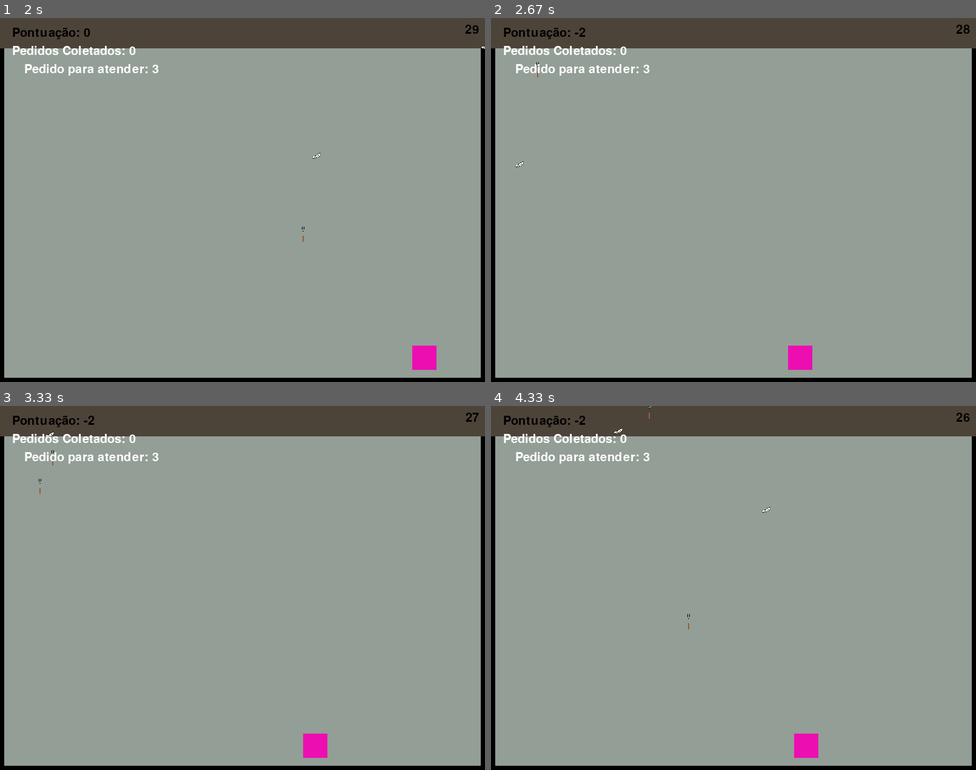
Above: before the commit, frames 1-4 (two rows, left to right).
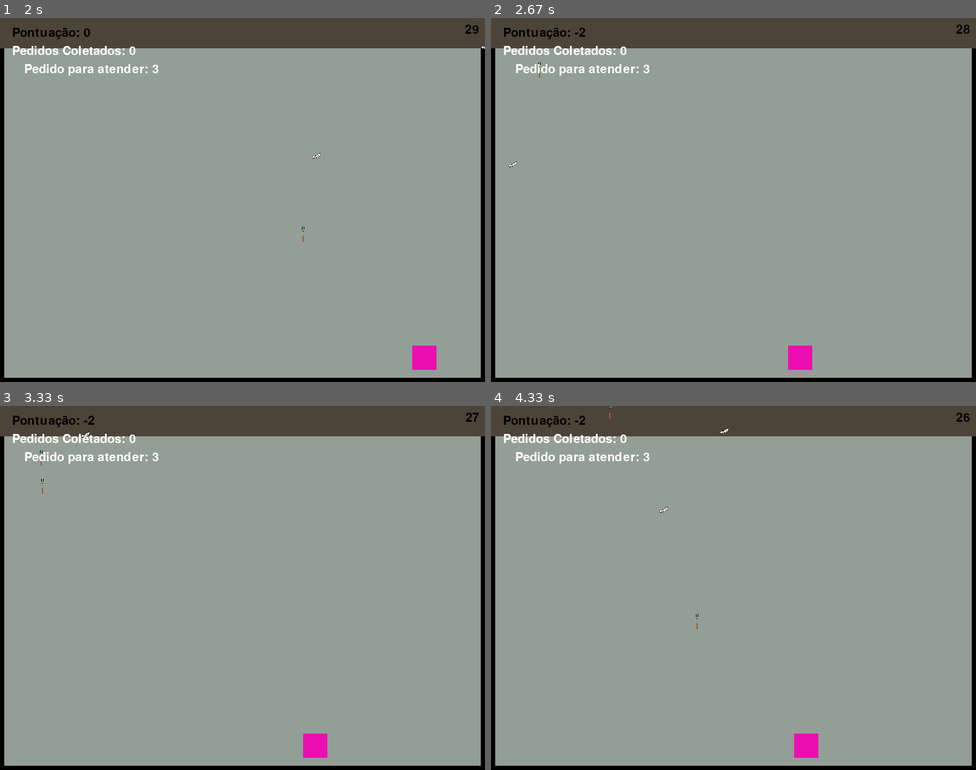
Above: after the commit, the same moments.

Repository: WesleyGCO/Pizza-Panic
Game: pygame game, started from src/main.py
The game is run twice, just before and just after one commit, with the same random seed, the same clock (stepped at 60 frames per second) and the same inputs.
Inputs (mouse positions are in pixels of both pictures, inside the frame that each line leads up to):
- Up to frame 1 (2 s): click "Jogar" at 0.38 s; hold Right 0.67-1.13 s; move the mouse to (223, 214) at 0.7 s; hold Right 1.17-1.63 s; click (126, 203) at 1.72 s
- Up to frame 2 (2.67 s): hold Left 2-2.53 s; hold Left from 2.57 s (still down)
- Up to frame 3 (3.33 s): release Left at 2.97 s; hold Right from 3 s (still down)
- Up to frame 4 (4.33 s): release Right at 3.63 s; hold Left 3.67-4.13 s; hold Right from 4.17 s (still down)

Frame 1 is identical in both runs. In frame 2, less than 0.1% of the frame differs, in the area x 3-11%, y 12-41%; in frame 3, less than 0.1%; in frame 4, less than 0.1%, in the area x 24-58%, y 0-62%.

Commit message:
Criação de novas classes; Ajustado para reiniciar sempre um item diferente

Diff:
--- /dev/null
+++ b/src/data/FaseCinco.py
@@ -0,0 +1,15 @@
+from data.Fase import Fase
+
+class FaseCinco(Fase):
+    def __init__(self, numero, personagem, itens_ruins, tempo_inicial):
+        super().__init__(numero, personagem, itens_ruins, tempo_inicial)
+        self.pedido = 8
+
+    def init():
+        pass
+
+    def concluir(self):
+        return super().concluir()
+
+    def resetar(self):
+        return super().resetar()
--- /dev/null
+++ b/src/data/FaseQuatro.py
@@ -0,0 +1,15 @@
+from data.Fase import Fase
+
+class FaseQuatro(Fase):
+    def __init__(self, numero, personagem, itens_ruins, tempo_inicial):
+        super().__init__(numero, personagem, itens_ruins, tempo_inicial)
+        self.pedido = 7
+
+    def init():
+        pass
+
+    def concluir(self):
+        return super().concluir()
+
+    def resetar(self):
+        return super().resetar()
--- /dev/null
+++ b/src/data/FaseTres.py
@@ -0,0 +1,15 @@
+from data.Fase import Fase
+
+class FaseTres(Fase):
+    def __init__(self, numero, personagem, itens_ruins, tempo_inicial):
+        super().__init__(numero, personagem, itens_ruins, tempo_inicial)
+        self.pedido = 6
+
+    def init():
+        pass
+
+    def concluir(self):
+        return super().concluir()
+
+    def resetar(self):
+        return super().resetar()
--- a/src/logic/FaseService.py
+++ b/src/logic/FaseService.py
@@ -36,13 +36,18 @@
             self.personagem_servico.andar_direita(self.fase_model.personagem, self.fase_view.tela_altura)
 
     def update(self):
-
         if (self.fase_model.concluida == True):
             self.is_running = False
 
+        novos_itens = []
         # Verificar colisão entre personagem e item
         for item in self.fase_model.itens_ruins:
             if self.item_controller.checa_colisao(self.fase_model.personagem, item):
                 self.personagem_servico.coletar_item(self.fase_model.personagem, item)
                 self.personagem_servico.contar_pedido(self.fase_model, item)
-                self.item_controller.reinicia_item_coletou(item)
+                novo_item = self.item_controller.reinicia_item_coletou(item)
+                novos_itens.append(novo_item)
+                self.fase_model.itens_ruins = novos_itens
+            else:
+                novos_itens.append(item)
+                self.fase_model.itens_ruins = novos_itens
--- a/src/logic/ItemService.py
+++ b/src/logic/ItemService.py
@@ -14,6 +14,9 @@
 
     def criar_item(self):
         return self.item_view.criar_item()
+
+    def criar_item_novamente(self):
+        return self.item_view.criar_item_novamente()
 
     def desenhar_item(self, itemDesenho, tela):
         if any(isinstance(itemDesenho, classe) for classe in self.classes_item):
@@ -32,7 +35,8 @@
 
     def reinicia_item_coletou(self, itemReinicia):
         if any(isinstance(itemReinicia, classe) for classe in self.classes_item):
-            itemReinicia.reinicia()
+            # itemReinicia.reinicia()
+            return self.criar_item_novamente()
 
     def checa_colisao(self, personagem, itemColide):
         if isinstance(personagem, Personagem):
--- a/src/logic/JogoService.py
+++ b/src/logic/JogoService.py
@@ -1,4 +1,7 @@
+from data.FaseCinco import FaseCinco
 from data.FaseDois import FaseDois
+from data.FaseQuatro import FaseQuatro
+from data.FaseTres import FaseTres
 from data.FaseUm import FaseUm
 from presentation.PlacarFaseUI import PlacarFaseUI
 import pygame # type: ignore
@@ -32,9 +35,12 @@
 
         rodando = True
         while rodando:
-            if self.jogo_view.renderizar_menu_inicial():
+            if (self.jogo_view.renderizar_menu_inicial()):
                 self.jogo_model.setar_fase(1)
                 self.iniciar_fase(self.jogo_model.fase_atual)
+
+            if(self.jogo_model.fase_atual == 5):
+                self.encerrar_jogo()
 
             for evento in pygame.event.get():
                 if evento.type == pygame.QUIT:
@@ -45,7 +51,9 @@
     def iniciar_fase(self, numero_fase):
         self.prox_fase = False
 
-        while True:
+        rodar_menu_fase = True
+
+        while rodar_menu_fase:
             if (numero_fase == 1):
                 faseUm = FaseUm(1, self.jogo_view.personagem, self.jogo_view.itens_ruins, 30)
                 faseView = FaseUI(self.tela, self.tela_altura, self.tela_largura,
@@ -55,6 +63,7 @@
                 faseController.iniciar()
 
                 if (faseUm.concluida == True):
+                    faseUm.concluir()
                     self.prox_fase = True
                     if (self.prox_fase):
                         numero_fase = 2
@@ -70,10 +79,60 @@
                 faseController.iniciar()
 
                 if (faseDois.concluida == True):
+                    faseDois.concluir()
                     self.prox_fase = True
                     if (self.prox_fase):
                         numero_fase = 3
                         self.jogo_view.renderizar_menu_fase(self.jogo_model, numero_fase)
 
+            if (numero_fase == 3):
+                faseTres = FaseTres(3, self.jogo_view.personagem, self.jogo_view.itens_ruins, 60)
+                faseView = FaseUI(self.tela, self.tela_altura, self.tela_largura,
+                                    self.jogo_view.fonte, self.jogo_model.relogio, self.jogo_model.posicao_x_texto, self.jogo_model.posicao_y_texto,
+                                    self.jogo_model.gravidade)
+                faseController = FaseService(faseTres, faseView, self.jogo_servico)
+                faseController.iniciar()
+
+                if (faseTres.concluida == True):
+                    faseTres.concluir()
+                    self.prox_fase = True
+                    if (self.prox_fase):
+                        numero_fase = 4
+                        self.jogo_view.renderizar_menu_fase(self.jogo_model, numero_fase)
+
+            if (numero_fase == 4):
+                faseQuatro = FaseQuatro(4, self.jogo_view.personagem, self.jogo_view.itens_ruins, 75)
+                faseView = FaseUI(self.tela, self.tela_altura, self.tela_largura,
+                                    self.jogo_view.fonte, self.jogo_model.relogio, self.jogo_model.posicao_x_texto, self.jogo_model.posicao_y_texto,
+                                    self.jogo_model.gravidade)
+                faseController = FaseService(faseQuatro, faseView, self.jogo_servico)
+                faseController.iniciar()
+
+                if (faseQuatro.concluida == True):
+                    faseQuatro.concluir()
+                    self.prox_fase = True
+                    if (self.prox_fase):
+                        numero_fase = 5
+                        self.jogo_view.renderizar_menu_fase(self.jogo_model, numero_fase)
+
+            if (numero_fase == 5):
+                faseCinco = FaseCinco(5, self.jogo_view.personagem, self.jogo_view.itens_ruins, 90)
+                faseView = FaseUI(self.tela, self.tela_altura, self.tela_largura,
+                                    self.jogo_view.fonte, self.jogo_model.relogio, self.jogo_model.posicao_x_texto, self.jogo_model.posicao_y_texto,
+                                    self.jogo_model.gravidade)
+                faseController = FaseService(faseCinco, faseView, self.jogo_servico)
+                faseController.iniciar()
+
+                if (faseCinco.concluida == True):
+                    faseCinco.concluir()
+                    self.prox_fase = True
+                    if (self.prox_fase):
+                        numero_fase = 6
+                        rodar_menu_fase = False
+                        break
+
 
     pygame.init()
+
+    def encerrar_jogo(self):
+        pygame.quit()
--- a/src/presentation/ItemUI.py
+++ b/src/presentation/ItemUI.py
@@ -12,6 +12,11 @@
         itemCriado = classe_item(0, 300, 40, 40, random.uniform(5, 10), random.uniform(-5, -15))  # Velocidade horizontal inicial aleatória)
         return itemCriado
 
+    def criar_item_novamente(self):
+        classe_item = random.choice(self.classes_item)
+        itemCriado = classe_item(0, 300, 40, 40, random.uniform(2, 5), -12)  # Velocidade horizontal inicial aleatória)
+        return itemCriado
+
     def desenhar_item(self, itemDesenho, tela):
         if any(isinstance(itemDesenho, classe) for classe in self.classes_item):
             itemDesenho.desenhar(tela)
--- a/src/presentation/JogoUI.py
+++ b/src/presentation/JogoUI.py
@@ -61,7 +61,7 @@
 
                 if (resultado == "Voltar ao menu"):
                     rodando_menu_fase = False
-                    return True
+                    return self.renderizar_menu_inicial()
 
             self.menu_fase.renderizar()
             pygame.display.update()
